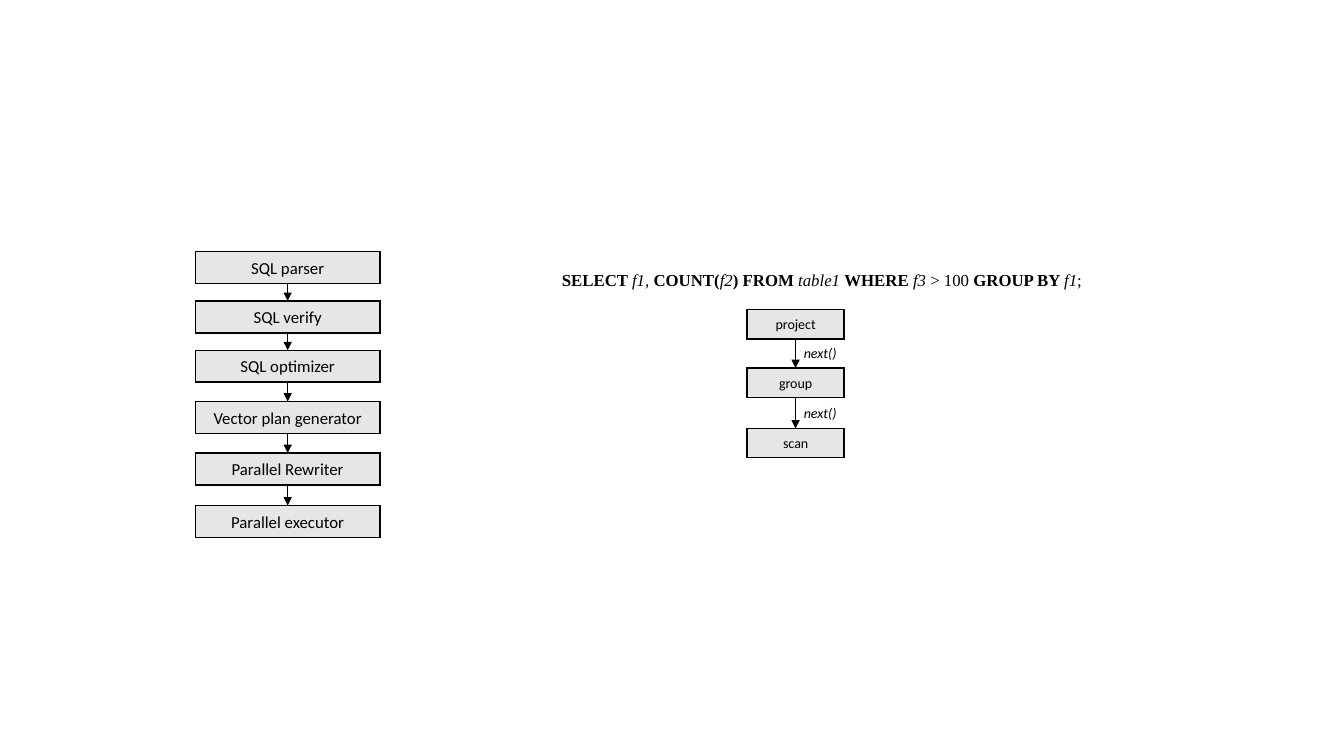
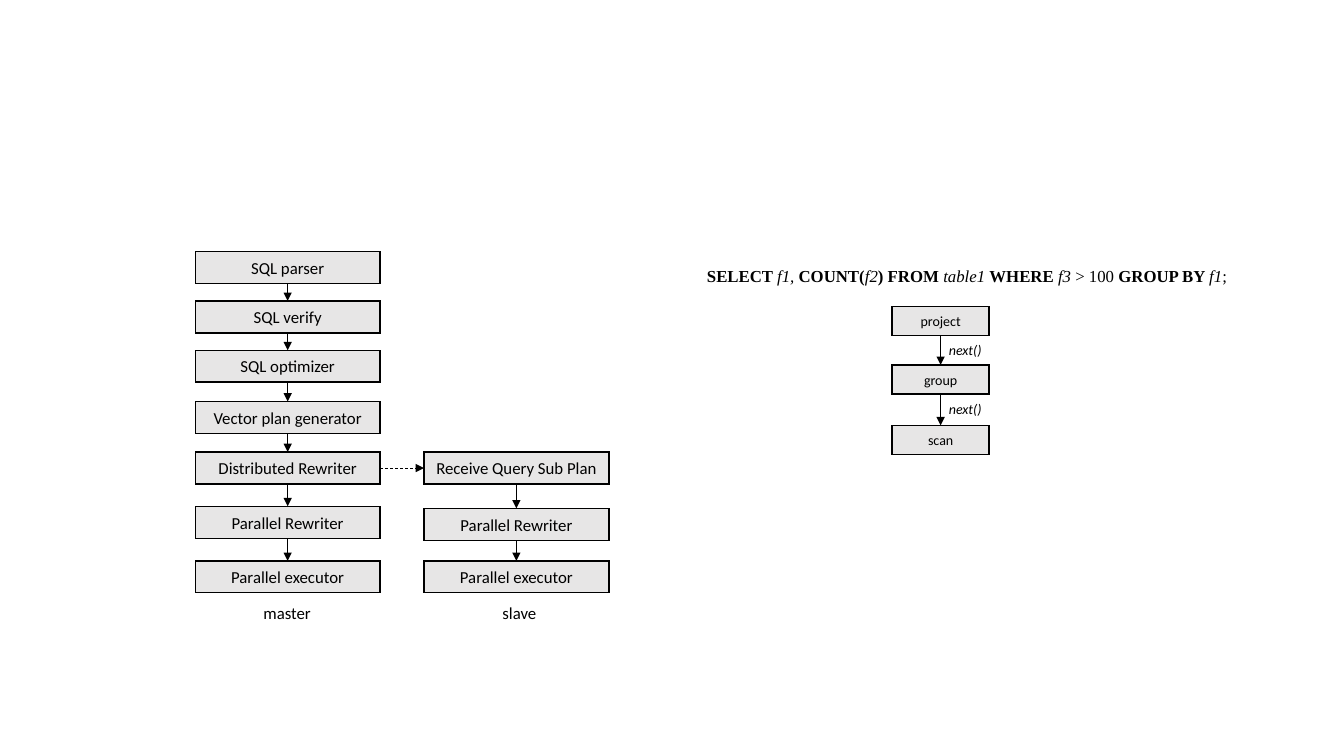
Before and after one commit to scott-zgeng/thor, a slide deck: slide 30 of doc/thor architecture.pptx. Drawn at 1344x756 pixels with LibreOffice and Linux fonts; fonts in the diff are those of the drawing. Boxes give left, top, right and bottom in pixels: in the first picture for what was removed or moved away, otherwise in the second. Text is boxed around its words. In the diff, an @@ line names an element or a change of style, - is before the commit and + after.

```diff
--- a/doc/thor architecture.pptx
+++ b/doc/thor architecture.pptx
@@ 3 rectangles, 3 texts, 2 arrows: place and size @@
-3 rectangles, 3 texts, 2 arrows at bbox=[562, 274, 1082, 458]
+3 rectangles, 3 texts, 2 arrows at bbox=[707, 270, 1227, 455]
@@ rectangle added at bbox=[196, 452, 380, 484], fill #E7E6E6, outline #000000 1 pt, 12 pt, text #000000 @@
+Distributed Rewriter
@@ arrow added from (380, 468) to (424, 468), #000000 0.5 pt dashed @@
@@ rectangle added at bbox=[424, 452, 609, 484], fill #E7E6E6, outline #000000 1 pt, 12 pt, text #000000 @@
+Receive Query Sub Plan
@@ rectangle added at bbox=[424, 508, 609, 540], fill #E7E6E6, outline #000000 1 pt, 12 pt, text #000000 @@
+Parallel Rewriter
@@ arrow added from (516, 484) to (516, 508), #000000 0.5 pt @@
@@ 2 rectangles, 1 arrow: place and size @@
-2 rectangles, 1 arrow at bbox=[196, 453, 380, 537]
+2 rectangles, 1 arrow at bbox=[196, 506, 380, 593]
@@ rectangle added at bbox=[424, 561, 609, 593], fill #E7E6E6, outline #000000 1 pt, 12 pt, text #000000 @@
+Parallel executor
@@ arrow added from (516, 540) to (516, 561), #000000 0.5 pt @@
@@ text added at bbox=[263, 608, 310, 619], 12 pt, text #000000 @@
+master
@@ text added at bbox=[502, 607, 536, 619], 12 pt, text #000000 @@
+slave
```
Also in this commit, not shown: 3 other slides changed, 1 slide added, 1 other file.
